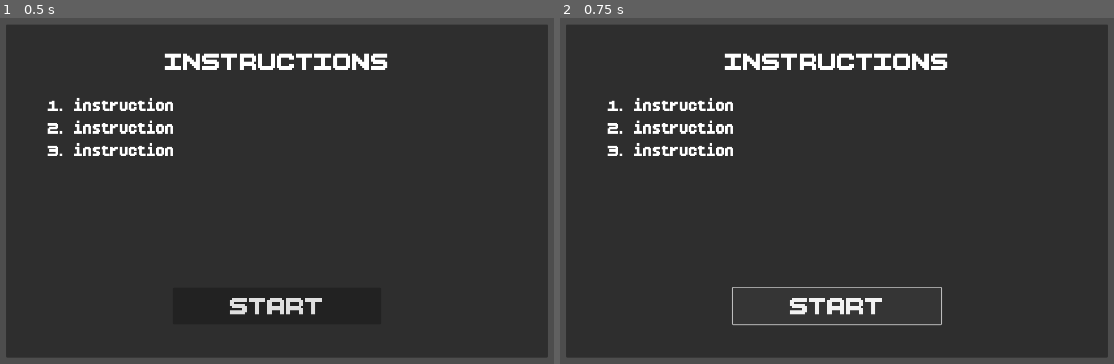
Above: before the commit, frames 1-2 (left to right).
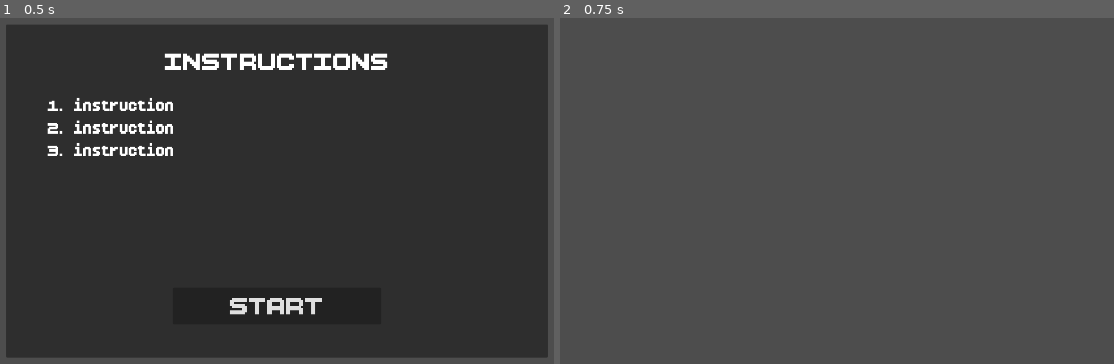
Above: after the commit, the same moments.

Repository: hoaxnt/envelhope-beta
Game: Godot game, scene res://Scenes/minigames/city/tambol.tscn
Two runs of this game, one before a commit and one after it. Both use one fixed random seed, a clock stepped at 60 frames per second and the inputs below. This scene is started directly instead of the project's main scene.
Inputs:
- Up to frame 1 (0.5 s): no input
- Up to frame 2 (0.75 s): click "START" at 0.5 s

Frame 1 is identical in both runs. In frame 2, 90% of the frame differs, in the area x 1-99%, y 2-98%.

Commit message:
minor fixes

Diff:
--- a/Scenes/minigames/city/tambol.tscn
+++ b/Scenes/minigames/city/tambol.tscn
@@ -1,8 +1,10 @@
-[gd_scene load_steps=2 format=3 uid="uid://wn7q4vsgj5kd"]
+[gd_scene load_steps=3 format=3 uid="uid://wn7q4vsgj5kd"]
 
 [ext_resource type="FontFile" uid="uid://brajnm0fevmq0" path="res://assets/fonts/BoldPixels.ttf" id="1_ndmh6"]
+[ext_resource type="Script" uid="uid://br802vs8g7hkj" path="res://scripts/minigames/city/tambol.gd" id="1_wka3v"]
 
 [node name="Tambol" type="Node2D"]
+script = ExtResource("1_wka3v")
 
 [node name="CanvasLayer" type="CanvasLayer" parent="."]
 
@@ -69,3 +71,5 @@
 theme_override_fonts/font = ExtResource("1_ndmh6")
 theme_override_font_sizes/font_size = 80
 text = "START"
+
+[connection signal="pressed" from="CanvasLayer/Instructions/HBoxContainer/VBoxContainer/MarginContainer2/StartButton" to="." method="_on_start_button_pressed"]
--- a/Scripts/city_elements/jeep_minigame.gd
+++ b/Scripts/city_elements/jeep_minigame.gd
@@ -8,3 +8,7 @@
 func _on_body_exited(body: Node2D) -> void:
 	if body.is_in_group("player"):
 		$Label.hide()
+
+func _unhandled_input(event: InputEvent) -> void:
+	if event.is_action_pressed("interact"):
+		pass
--- a/Scripts/city_elements/junk_collector_minigame.gd
+++ b/Scripts/city_elements/junk_collector_minigame.gd
@@ -8,3 +8,7 @@
 func _on_body_exited(body: Node2D) -> void:
 	if body.is_in_group("player"):
 		$Label.hide()
+
+func _unhandled_input(event: InputEvent) -> void:
+	if event.is_action_pressed("interact"):
+		pass
--- a/Scripts/city_elements/junk_diving_minigame.gd
+++ b/Scripts/city_elements/junk_diving_minigame.gd
@@ -8,3 +8,7 @@
 func _on_body_exited(body: Node2D) -> void:
 	if body.is_in_group("player"):
 		$Label.hide()
+
+func _unhandled_input(event: InputEvent) -> void:
+	if event.is_action_pressed("interact"):
+		pass
--- /dev/null
+++ b/Scripts/minigames/city/tambol.gd
@@ -0,0 +1,5 @@
+extends Node2D
+@onready var instructions_panel = $CanvasLayer/Instructions
+
+func _on_start_button_pressed() -> void:
+	instructions_panel.hide()
Not shown, added: Scripts/minigames/city/tambol.gd.uid
